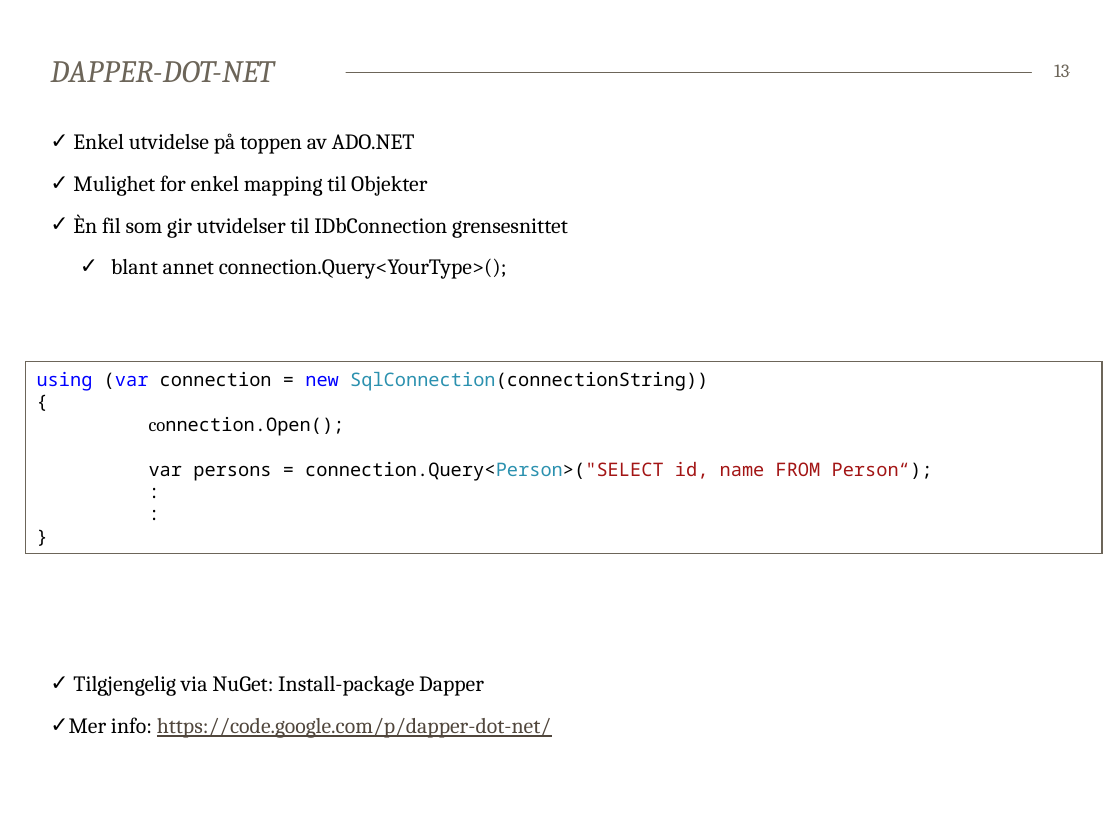
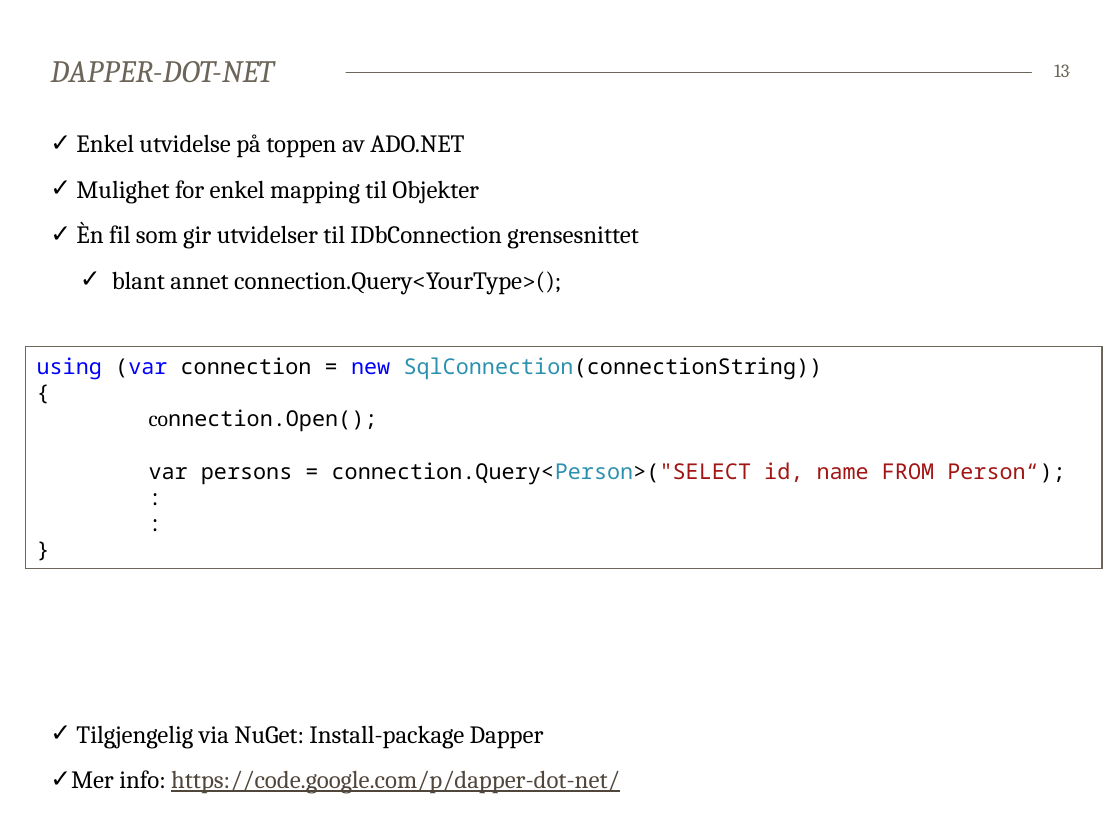
Before and after one commit to bekk/dotnetkurs, a slide deck: slide 13 of persistingData/persistingData.pptx. Drawn at 1120x840 pixels with LibreOffice and Linux fonts; fonts in the diff are those of the drawing. Boxes give left, top, right and bottom in pixels: in the first picture for what was removed or moved away, otherwise in the second. Text is boxed around its words. In the diff, an @@ line names an element or a change of style, - is before the commit and + after.

```diff
--- a/persistingData/persistingData.pptx
+++ b/persistingData/persistingData.pptx
@@ text "Enkel utvidelse på toppen av ..." at (71, 134, 639, 794): size 14 to 16 pt @@
@@ rectangle "using (var connection = new ...": place and size @@
-rectangle "using (var connection = new ..." at (26, 362, 1102, 554)
+rectangle "using (var connection = new ..." at (26, 346, 1102, 569)
@@ rectangle "using (var connection = new ..." at (26, 346, 1102, 569): size 12 to 14 pt @@
```
Also in this commit, not shown: 5 other slides changed, 11 other files.
